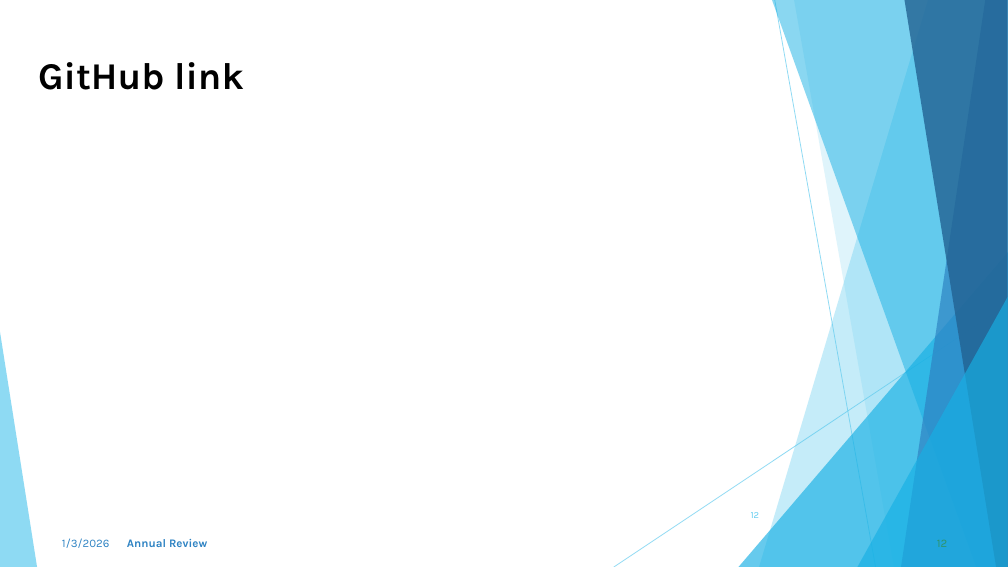
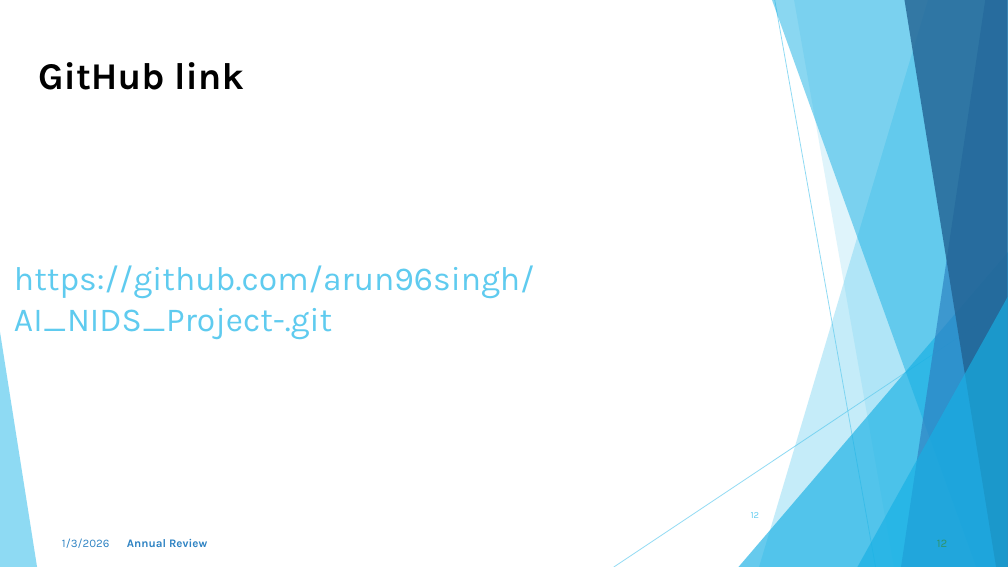
Before and after one commit to arun96singh/AI_NIDS_Project-, a slide deck: slide 12 of Final Project ppt template.pptx. Drawn at 1008x567 pixels with LibreOffice and Linux fonts; fonts in the diff are those of the drawing. Boxes give left, top, right and bottom in pixels: in the first picture for what was removed or moved away, otherwise in the second. Text is boxed around its words. In the diff, an @@ line names an element or a change of style, - is before the commit and + after.

```diff
--- a/Final Project ppt template.pptx
+++ b/Final Project ppt template.pptx
@@ title added at [14,265,535,339], 32 pt, text #5FCBEF @@
+https://github.com/arun96singh/AI_NIDS_Project-.git
```
Also in this commit, not shown: 2 other slides changed.
